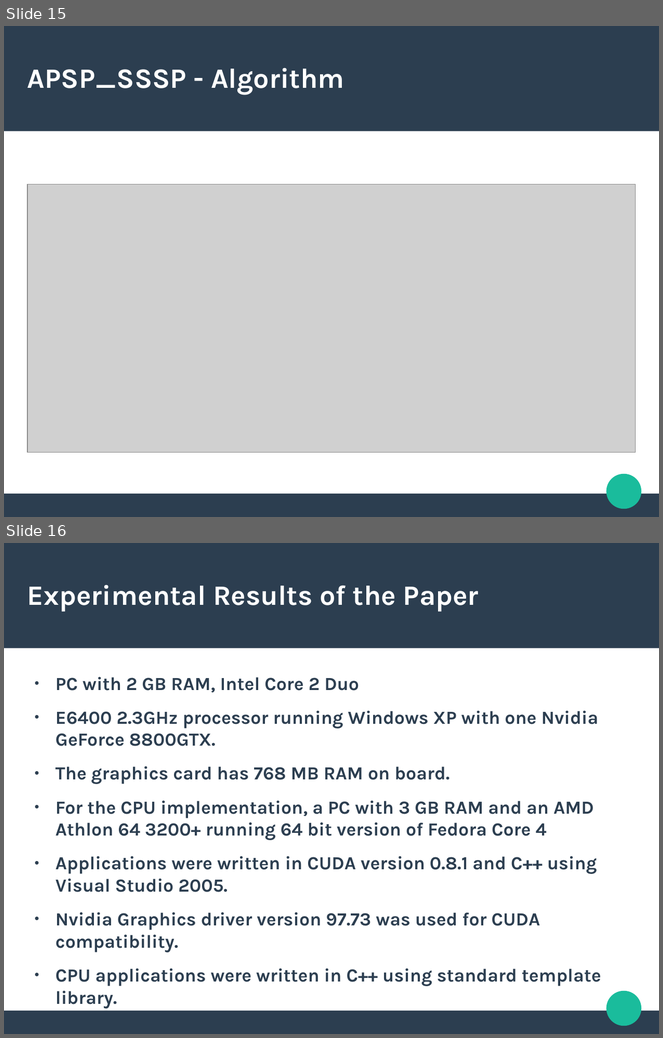
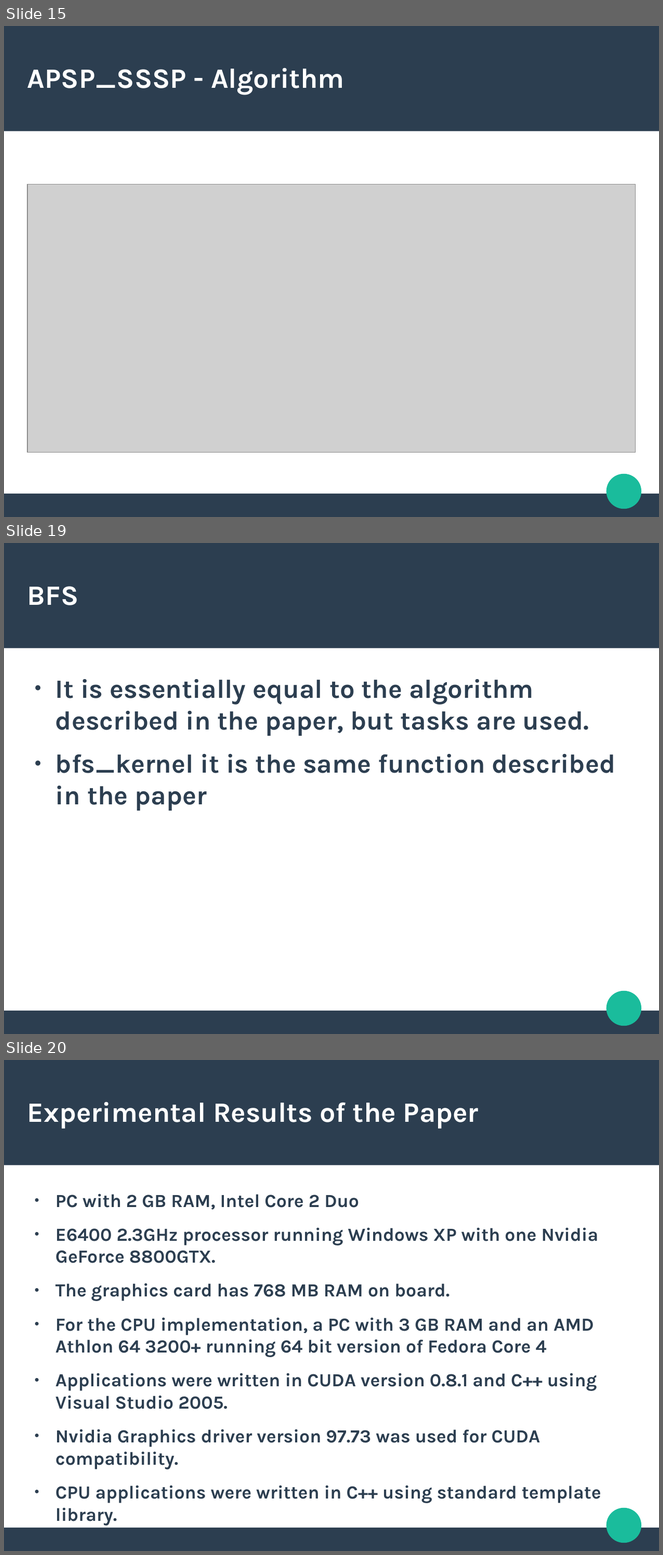
Before and after one commit to fusiled/large-graphs-openmp, a slide deck: doc/slides.odp. Shown one above the other, each under a label of ours: slides 15 and 16 before the commit, slides 15, 19 and 20 after it; the slides between them are not shown. The pictures are 663x1038 and 663x1555 pixels, drawn with LibreOffice and Linux fonts; fonts in the diff are those of the drawing; grey boxes stand for pictures. Boxes give left, top, right and bottom in pixels: in the first picture for what was removed or moved away, otherwise in the second. Text is boxed around its words. In the diff, an @@ line names an element or a change of style, - is before the commit and + after.

```diff
--- a/doc/slides.odp
+++ b/doc/slides.odp
@@ slide 19 added at (4, 543, 659, 1034), background #FFFFFF; not listed: 3 template elements that a slide beside it also shows @@
@@ title added at (27, 586, 79, 605), 33.9 pt, text #FFFFFF, bold @@
+BFS
@@ text added at (55, 679, 616, 811), 32 pt, text #2C3E50, bold @@
+● It is essentially equal to the algorithm described in the paper, but tasks are used.
+● bfs_kernel it is the same function described in the paper
@@ what was slide 16 is now slide 20 @@
```
Also in this commit, not shown: 1 slide changed, 3 other slides added, 11 other files.
